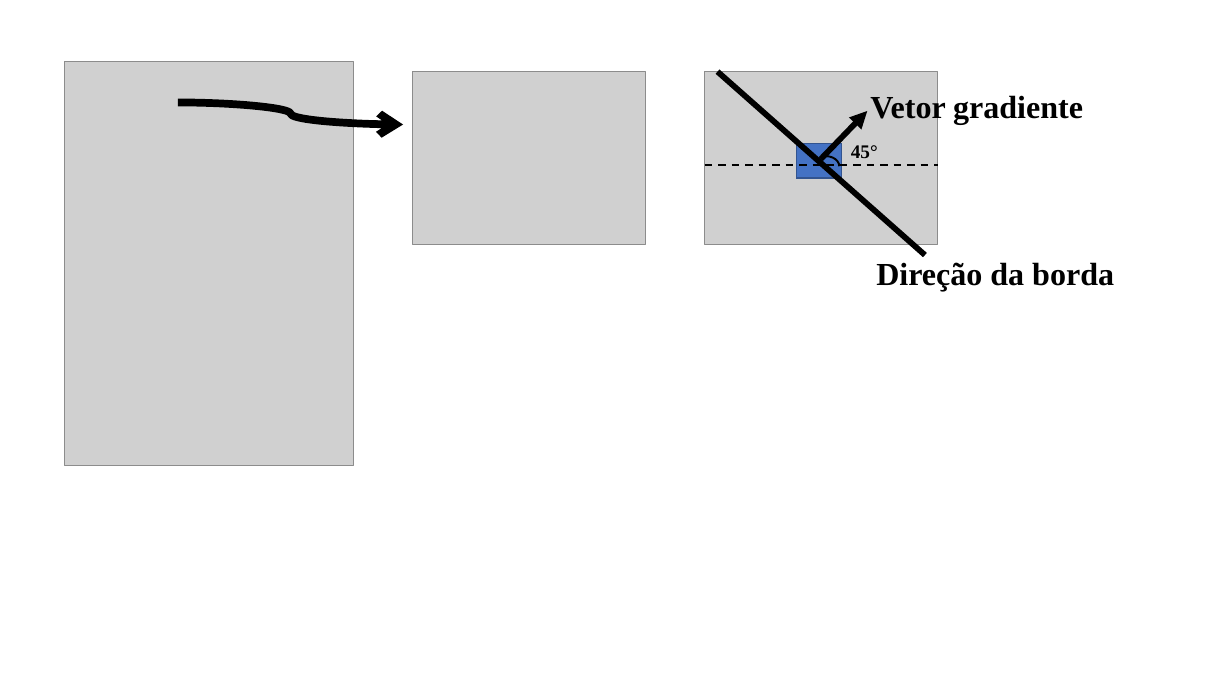
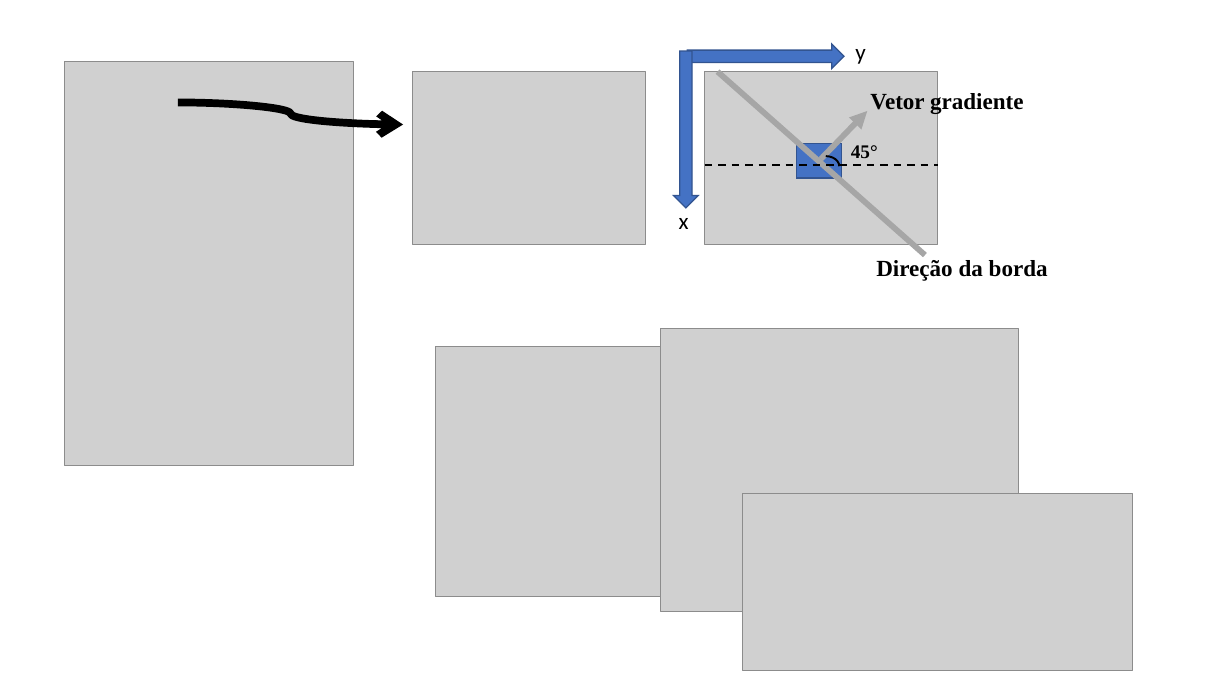
Before and after one commit to JJader/Deteccao_Borda, a slide deck: slide 2 of Documentacao/Artigo/Nova pasta (2)/img/Apresentação1.pptx (slide 1 before the commit). Drawn at 1232x693 pixels with LibreOffice and Linux fonts; fonts in the diff are those of the drawing; grey boxes stand for pictures. Boxes give left, top, right and bottom in pixels: in the first picture for what was removed or moved away, otherwise in the second. Text is boxed around its words. In the diff, an @@ line names an element or a change of style, - is before the commit and + after.

```diff
--- a/Documentacao/Artigo/Nova pasta (2)/img/Apresentação1.pptx
+++ b/Documentacao/Artigo/Nova pasta (2)/img/Apresentação1.pptx
@@ right arrow added at [674,51,699,208], fill #4472C4, outline #325491 1 pt @@
@@ right arrow added at [688,44,845,69], fill #4472C4, outline #325491 1 pt @@
@@ text added at [855,49,865,64], 18 pt, text #000000 @@
+y
@@ line (718, 72) - (925, 255): stroke #000000 4.5 pt to #A6A6A6 4.5 pt @@
@@ text "Vetor gradiente" at [870,91,1024,115]: size 25 to 18 pt @@
@@ arrow (821, 159) - (868, 111): stroke #000000 4.5 pt to #A6A6A6 4.5 pt @@
@@ text added at [679,218,689,229], 18 pt, text #000000 @@
+x
@@ text "Direção da borda" at [876,260,1048,281]: size 25 to 18 pt @@
@@ picture added at [661,328,1019,611] @@
@@ picture added at [435,347,661,597] @@
@@ picture added at [743,494,1133,671] @@
```
Also in this commit, not shown: 2 other slides changed, 5 slides added, 16 other files.
